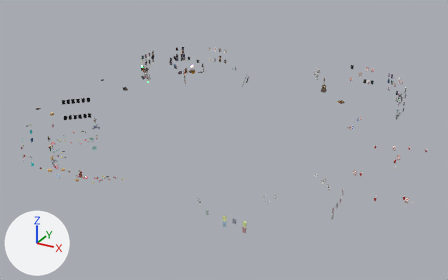
What one commit did to the FBX model Unity/Assets/_KYSS/Models/Props.fbx.
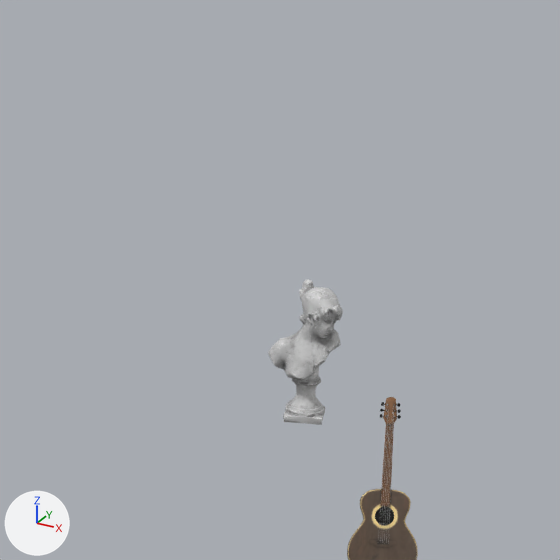
The first picture shows the older version from a 50 mm camera at (25.8, -46.5, 22.6) aimed at (0.6, -0.7, -0.3). The close-ups show the older and then the newer version on the part from 65% to 76% of the width and 16% to 33% of the height of that picture. Only the edits that show in the close-ups are written down. Lighting does not change. The marker at lower left points along +X, +Y and +Z. Where no turn or scale is listed for an object, it has been applied to the vertices.

The first close-up shows 'Acoustic Guitar', 'Sappho Bust'.
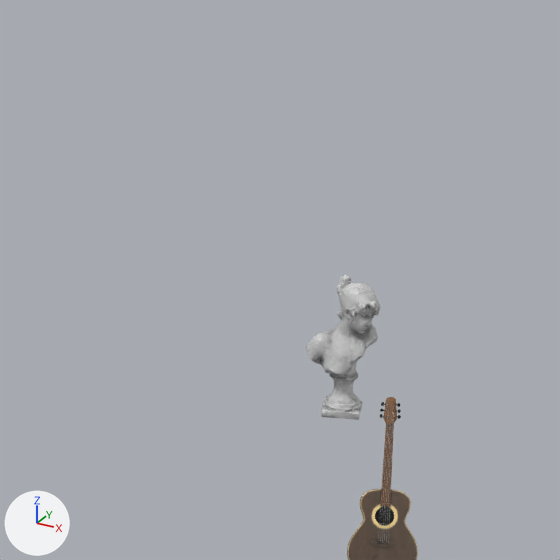
Pixel boxes (x1, y1, x2, y2) of what changed, in the close-ups (560 x 560 px):
'Sappho Bust', moved: before (268, 279, 343, 425); after (306, 275, 380, 420)

Diff of the bpy script that builds the scene:
```diff
--- a/Unity/Assets/_KYSS/Models/Props.fbx.py
+++ b/Unity/Assets/_KYSS/Models/Props.fbx.py
@@ ob_sappho_bust @@
 ob_sappho_bust.parent = ob_new_adult_props
-ob_sappho_bust.location = (4.424, 12.34, 2.437)
+ob_sappho_bust.location = (4.663, 12.63, 2.437)
 ob_sappho_bust.rotation_euler = (0.0, 0.0, 0.269)  # degrees (0, 0, 15)
```
